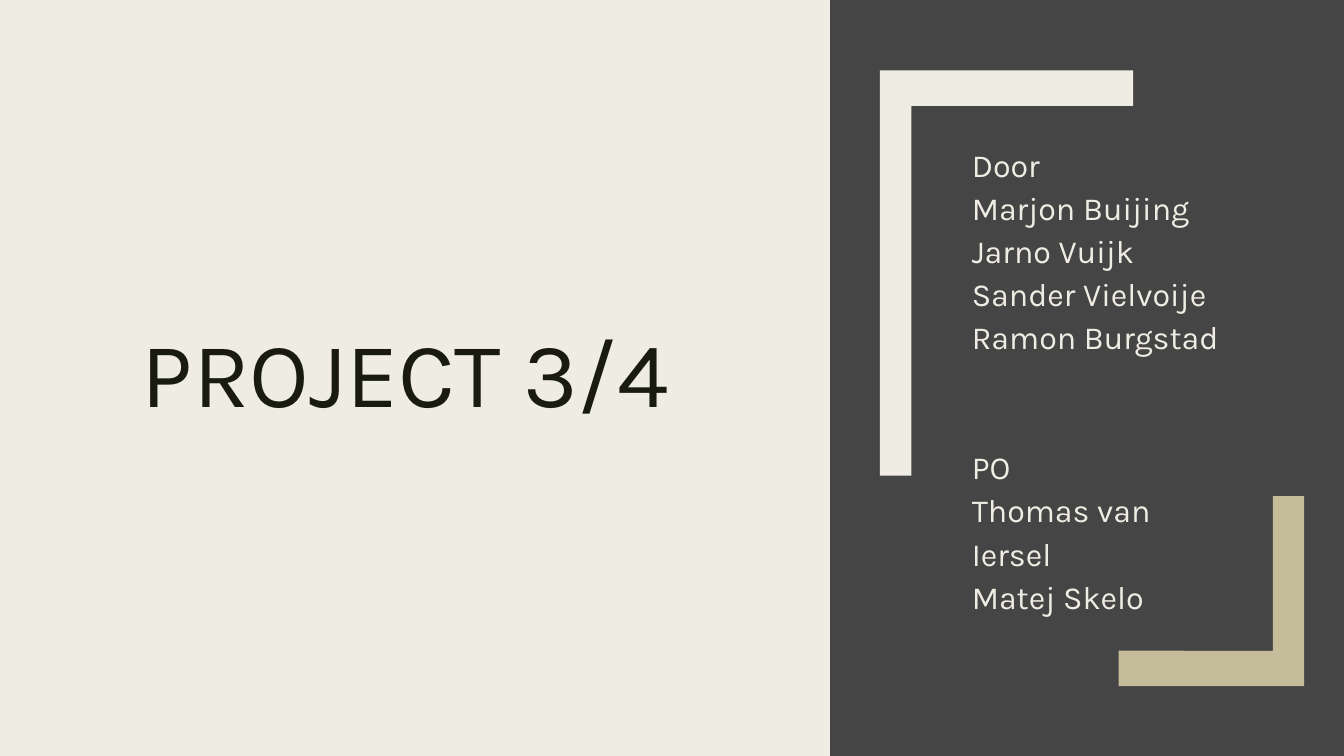
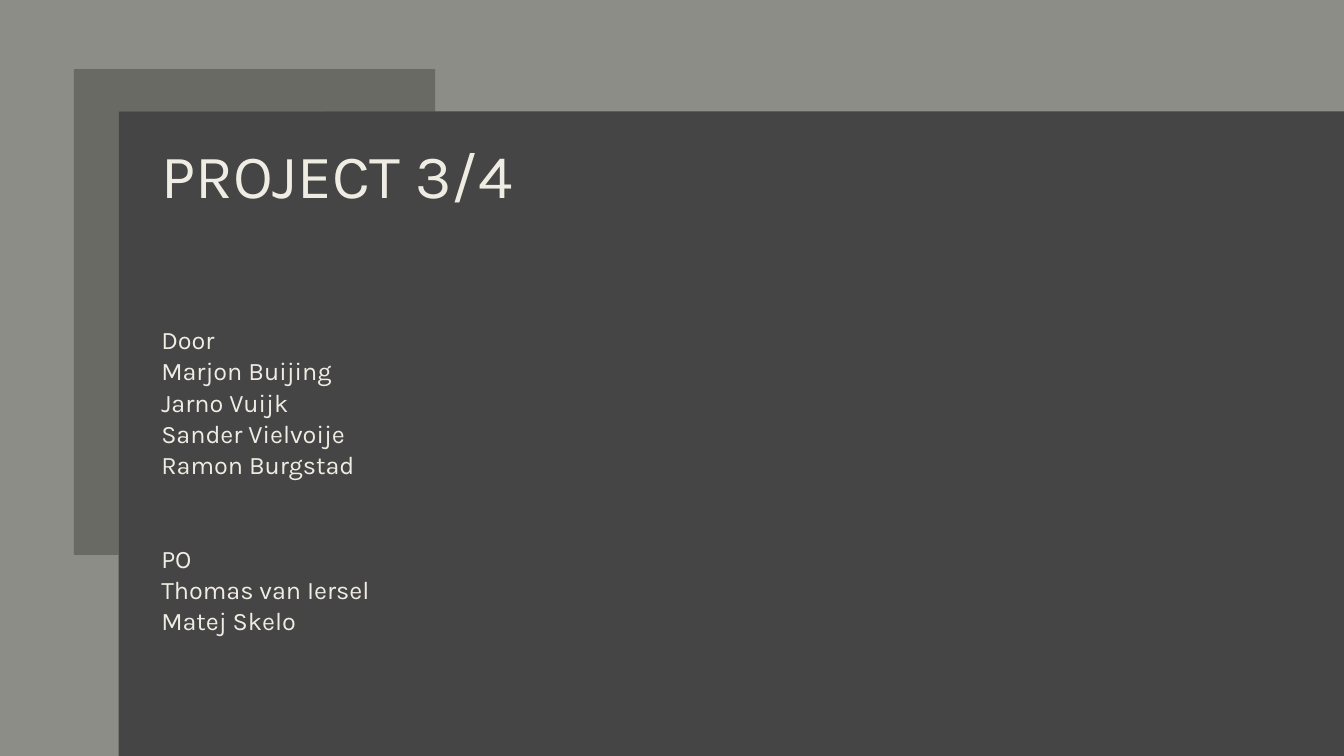
Before and after one commit to Sinjablo/Git-TINPRJ03-34, a slide deck: slide 1 of Powerpoint1.pptx. Drawn at 1344x756 pixels with LibreOffice and Linux fonts; fonts in the diff are those of the drawing. Boxes give left, top, right and bottom in pixels: in the first picture for what was removed or moved away, otherwise in the second. Text is boxed around its words. In the diff, an @@ line names an element or a change of style, - is before the commit and + after.

Commit message:
powerpoint

```diff
--- a/Powerpoint1.pptx
+++ b/Powerpoint1.pptx
@@ rectangle: place and size @@
-rectangle at [0,0,830,756]
+rectangle at [0,0,1344,756]
@@ rectangle at [0,0,1344,756]: fill #EFEDE3 to #8C8D86 @@
@@ rectangle added at [52,0,78,756], fill #EFEDE3 @@
@@ freeform shape added at [74,70,435,556], fill #696A64 @@
@@ freeform shape removed at [880,71,1133,476] @@
@@ rectangle: place and size @@
-rectangle at [0,0,1344,756]
+rectangle at [119,111,1344,756]
@@ title "PROJECT 3/4": place and size @@
-title "PROJECT 3/4" at [142,339,669,414]
+title "PROJECT 3/4" at [161,153,512,203]
@@ title "PROJECT 3/4" at [161,153,512,203]: size 66 to 44 pt, text colour #191B0E to #EFEDE3; vertical alignment middle to top @@
@@ subtitle "Door": place and size @@
-subtitle "Door" at [972,157,1219,617]
+subtitle "Door" at [161,333,369,636]
@@ subtitle "Door" at [161,333,369,636]: size 23 to 18 pt; indent changed; line spacing 1.12 to 0.94; more space between paragraphs; vertical alignment middle to top @@
@@ freeform shape removed at [1119,496,1305,687] @@
```
Also in this commit, not shown: 1 other slide changed.
